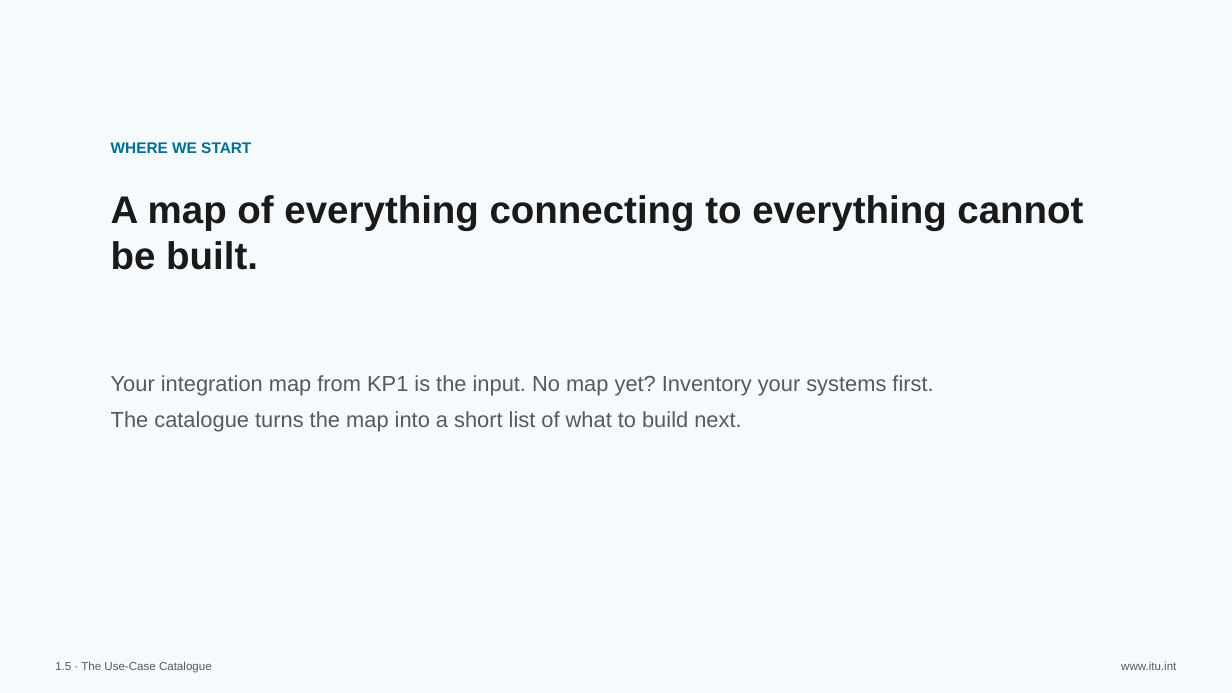
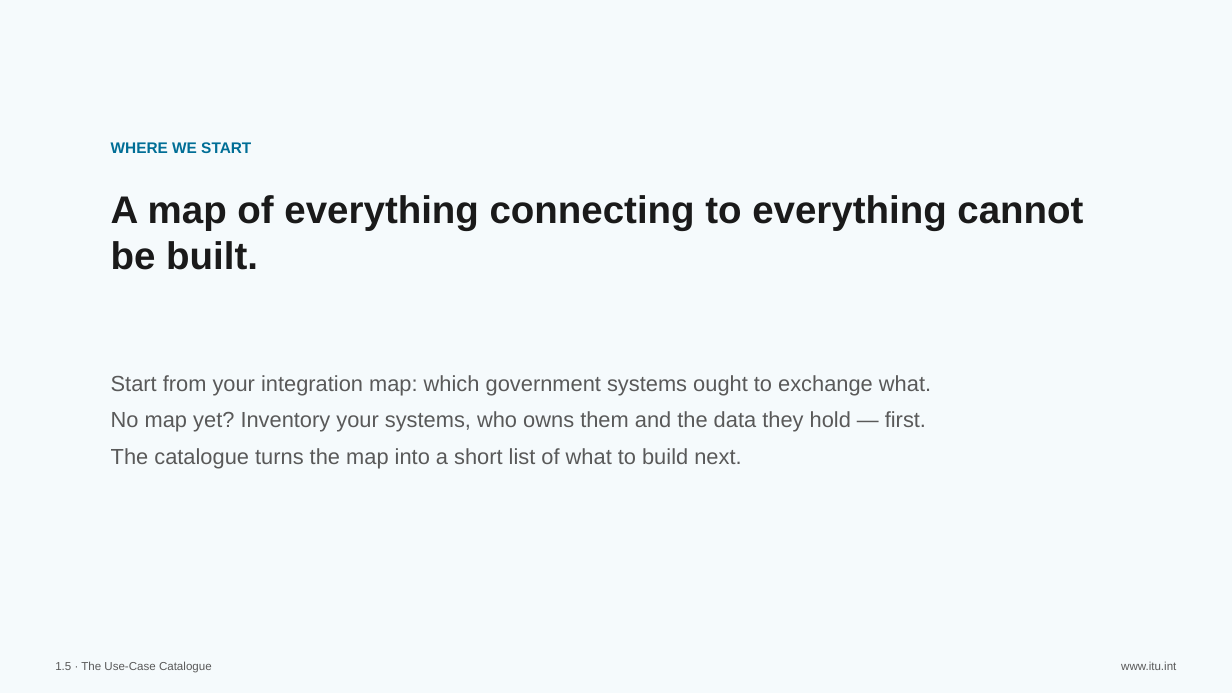
Before and after one commit to aarelaponin/geatdm-framework, a slide deck: slide 2 of 10-Knowledge-Products/KP2-GIF/videos/module_1/en/decks/KP2_M1_1.5_Deck_v0.1.pptx. Drawn at 1232x693 pixels with LibreOffice and Linux fonts; fonts in the diff are those of the drawing. Boxes give left, top, right and bottom in pixels: in the first picture for what was removed or moved away, otherwise in the second. Text is boxed around its words. In the diff, an @@ line names an element or a change of style, - is before the commit and + after.

```diff
--- a/10-Knowledge-Products/KP2-GIF/videos/module_1/en/decks/KP2_M1_1.5_Deck_v0.1.pptx
+++ b/10-Knowledge-Products/KP2-GIF/videos/module_1/en/decks/KP2_M1_1.5_Deck_v0.1.pptx
@@ text at (x1=111, y1=375, x2=931, y2=432): text changed @@
-Your integration map from KP1 is the input. No map yet? Inventory your systems first.
+Start from your integration map: which government systems ought to exchange what.
+No map yet? Inventory your systems, who owns them and the data they hold — first.
```
Also in this commit, not shown: 25 other files.
